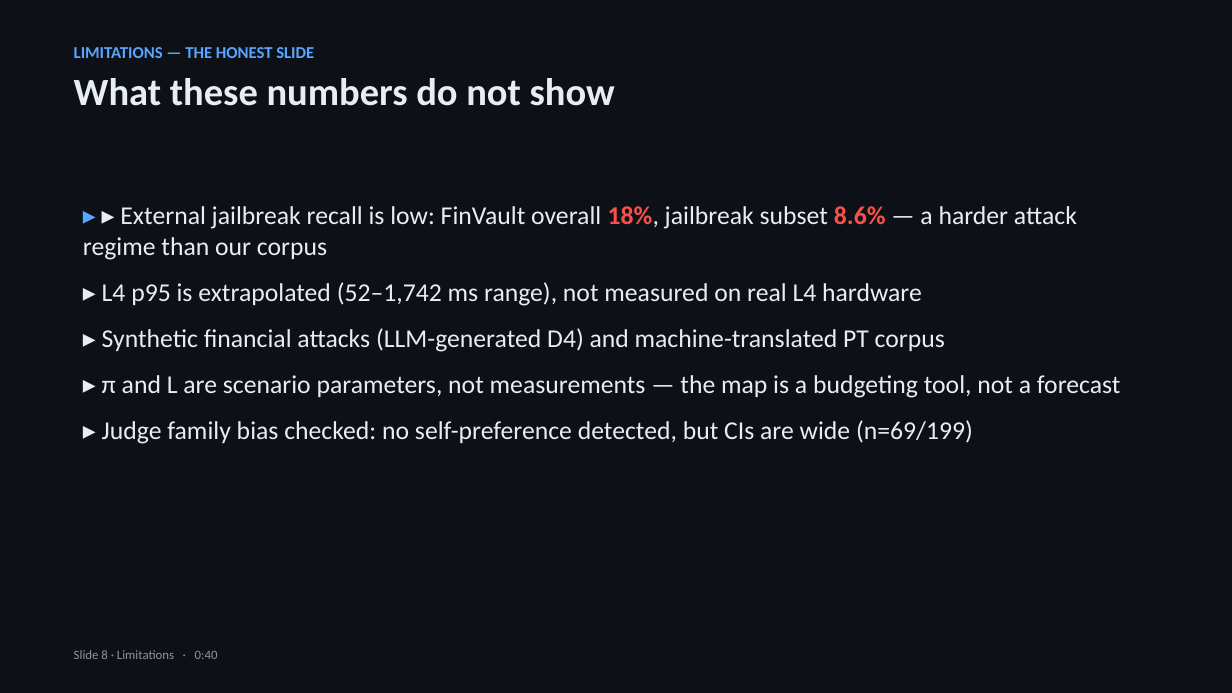
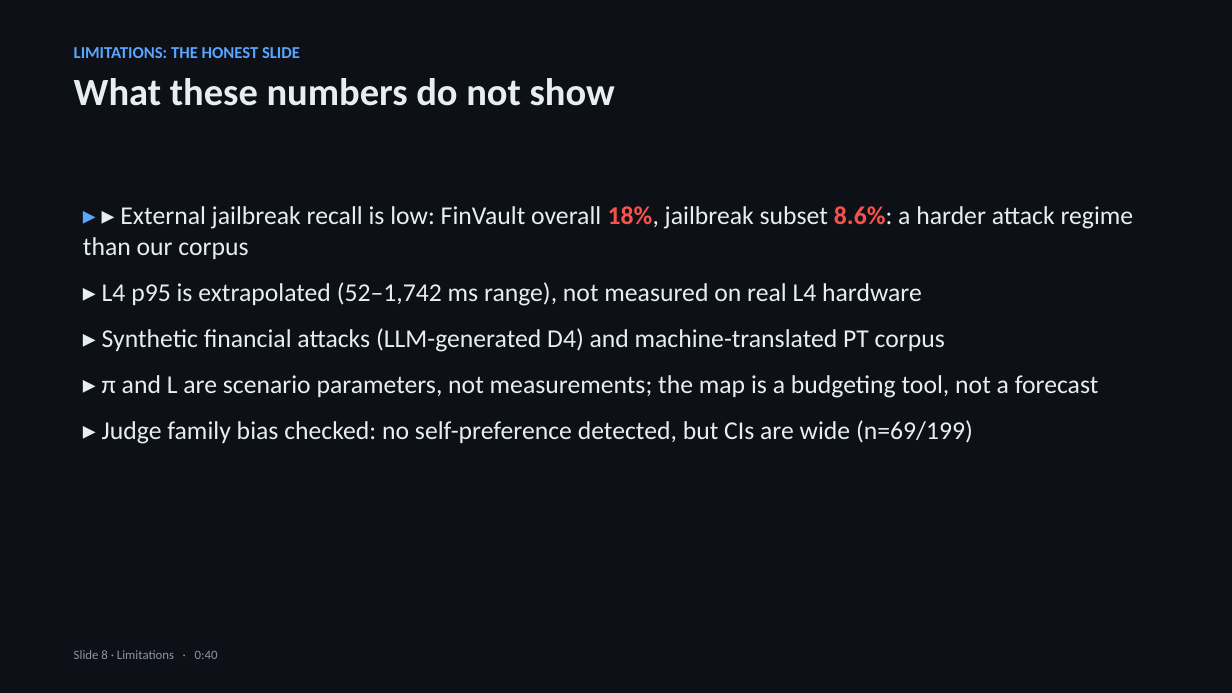
Before and after one commit to leokawakami/portfolio-pcs5917, a slide deck: slide 8 of 07-artigo/apresentacao-v1/slides.pptx. Drawn at 1232x693 pixels with LibreOffice and Linux fonts; fonts in the diff are those of the drawing. Boxes give left, top, right and bottom in pixels: in the first picture for what was removed or moved away, otherwise in the second. Text is boxed around its words. In the diff, an @@ line names an element or a change of style, - is before the commit and + after.

```diff
--- a/07-artigo/apresentacao-v1/slides.pptx
+++ b/07-artigo/apresentacao-v1/slides.pptx
@@ text at [74,47,300,58]: text changed @@
-LIMITATIONS — THE HONEST SLIDE
+LIMITATIONS: THE HONEST SLIDE
@@ text at [83,206,1134,259]: text changed @@
-▸ ▸ External jailbreak recall is low: FinVault overall 18%, jailbreak subset 8.6% — a harder attack regime than our corpus
+▸ ▸ External jailbreak recall is low: FinVault overall 18%, jailbreak subset 8.6%: a harder attack regime than our corpus
@@ text at [102,375,1099,398]: text changed @@
-▸ π and L are scenario parameters, not measurements — the map is a budgeting tool, not a forecast
+▸ π and L are scenario parameters, not measurements; the map is a budgeting tool, not a forecast
```
Also in this commit, not shown: 6 other slides changed, 4 other files.
